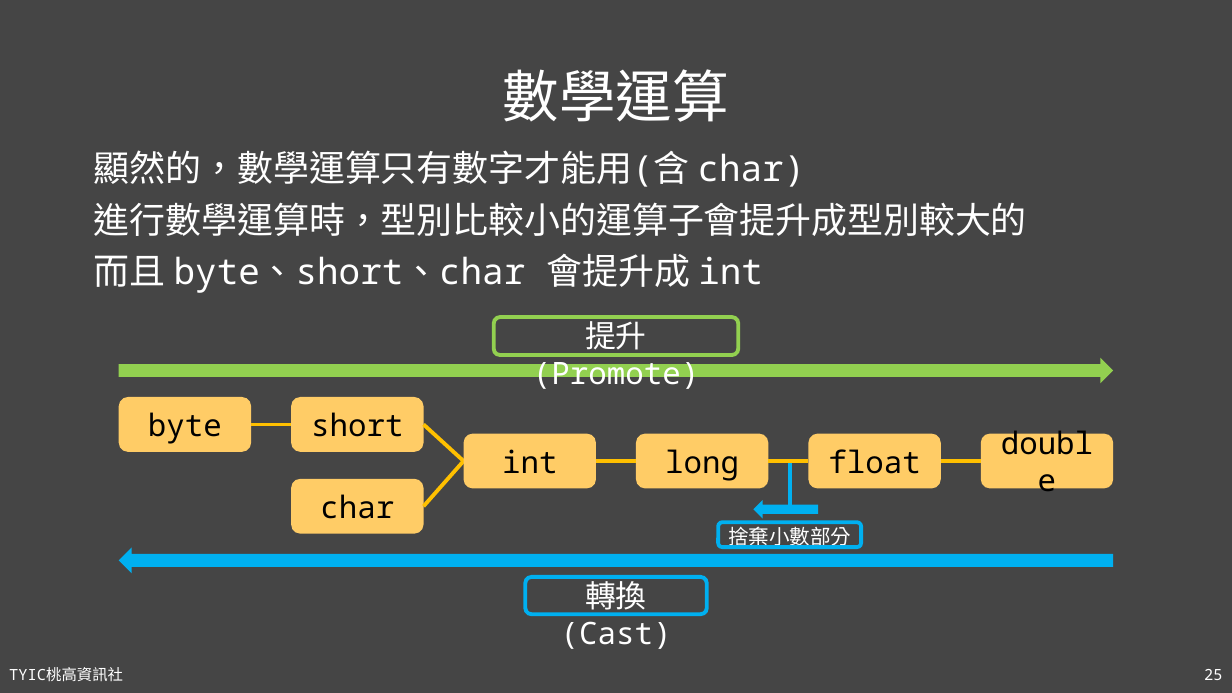
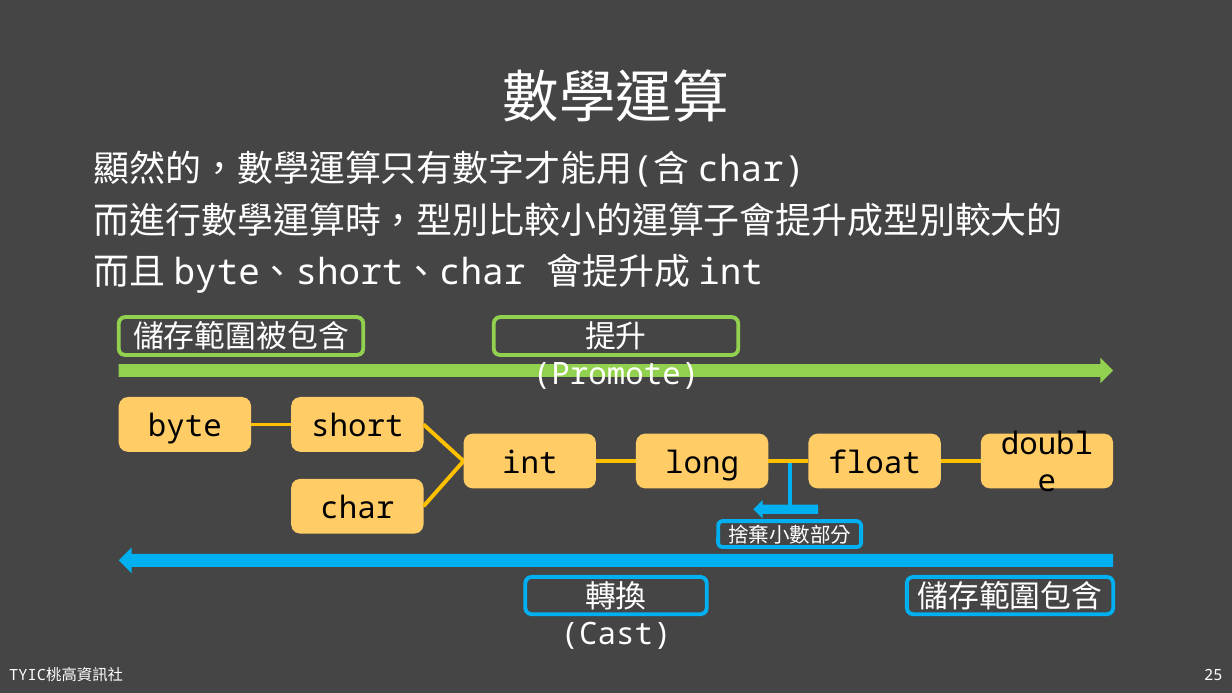
Before and after one commit to TYSHIC/slides, a slide deck: slide 25 of powerpoint/04_初探Java.pptx. Drawn at 1232x693 pixels with LibreOffice and Linux fonts; fonts in the diff are those of the drawing. Boxes give left, top, right and bottom in pixels: in the first picture for what was removed or moved away, otherwise in the second. Text is boxed around its words. In the diff, an @@ line names an element or a change of style, - is before the commit and + after.

```diff
--- a/powerpoint/04_初探Java.pptx
+++ b/powerpoint/04_初探Java.pptx
@@ text at (94,202,1063,236): text changed @@
-進行數學運算時，型別比較小的運算子會提升成型別較大的
+而進行數學運算時，型別比較小的運算子會提升成型別較大的
@@ text "捨棄小數部分": place and size @@
-text "捨棄小數部分" at (728,526,851,549)
+text "捨棄小數部分" at (728,522,851,548)
@@ group added at (119,316,1113,616): 2 texts, 2 rounded rectangles @@
+儲存範圍被包含
+儲存範圍包含
```
Also in this commit, not shown: 11 other slides changed, 5 slides added, 1 slide removed, 4 other files.
